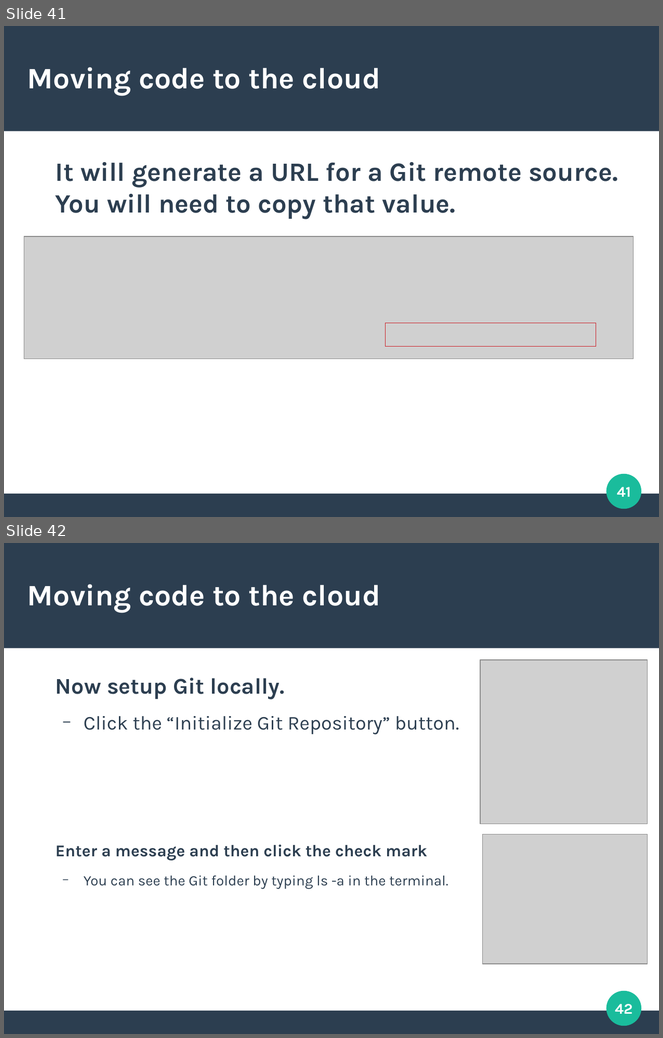
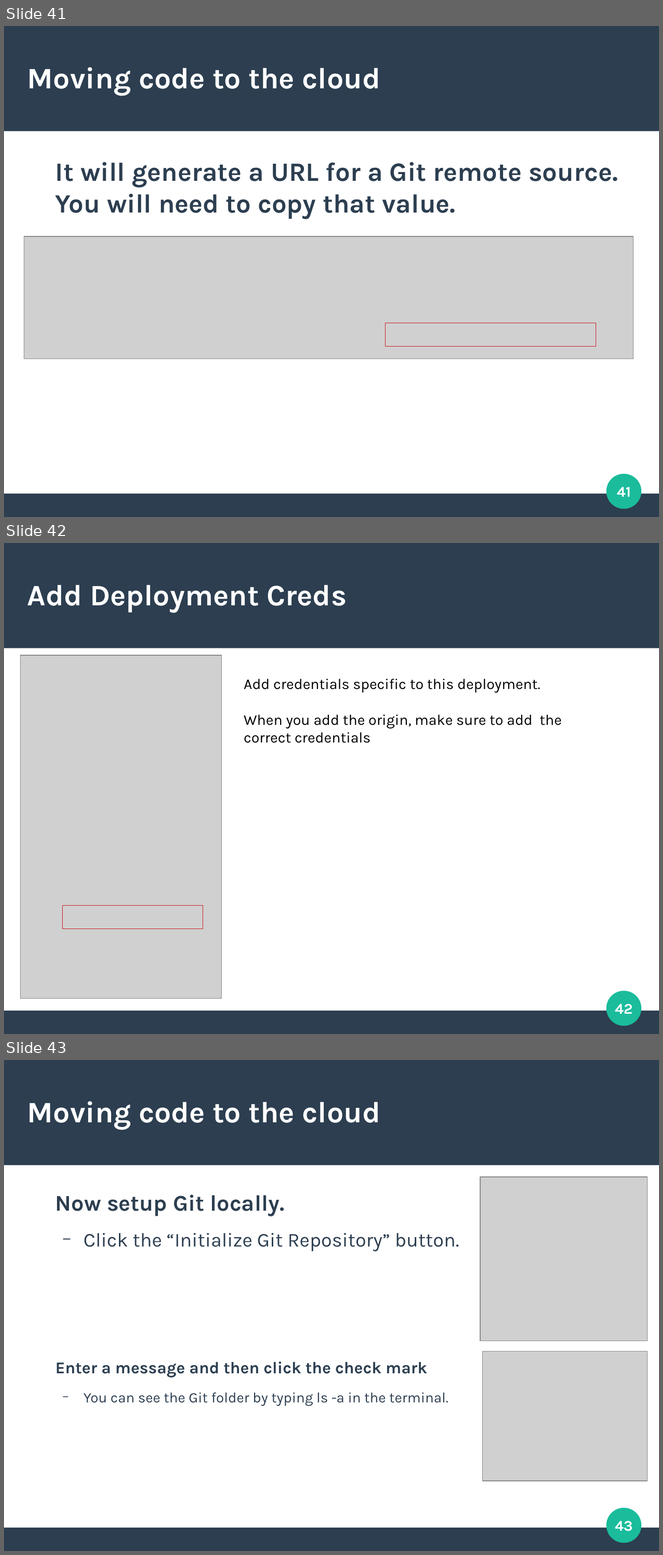
Before and after one commit to adyle5/CodeCampSlides, a slide deck: dot_net_linux_presentation.odp. Shown one above the other, each under a label of ours: slides 41 and 42 before the commit, slides 41, 42 and 43 after it. The pictures are 663x1038 and 663x1555 pixels, drawn with LibreOffice and Linux fonts; fonts in the diff are those of the drawing; grey boxes stand for pictures. Boxes give left, top, right and bottom in pixels: in the first picture for what was removed or moved away, otherwise in the second. Text is boxed around its words. In the diff, an @@ line names an element or a change of style, - is before the commit and + after.

```diff
--- a/dot_net_linux_presentation.odp
+++ b/dot_net_linux_presentation.odp
@@ slide 42 added at box(4, 543, 659, 1034), background #FFFFFF; not listed: 3 template elements that a slide beside it also shows @@
@@ title added at box(27, 585, 347, 613), 36 pt, text #FFFFFF, bold @@
+Add Deployment Creds
@@ picture added at box(21, 655, 222, 999) @@
@@ text added at box(244, 679, 562, 743), 18 pt, text #000000 @@
+Add credentials specific to this deployment.
+When you add the origin, make sure to add the
+correct credentials
@@ rectangle added at box(62, 905, 203, 929), outline #CB2028 0 pt @@
@@ page number added at box(615, 1004, 633, 1014), 18 pt, text #FFFFFF, bold @@
+42
@@ what was slide 42 is now slide 43 @@
@@ page number at box(615, 1521, 633, 1532): text changed @@
-42
+43
```
Also in this commit, not shown: 2 slides changed, 1 other slide added.
